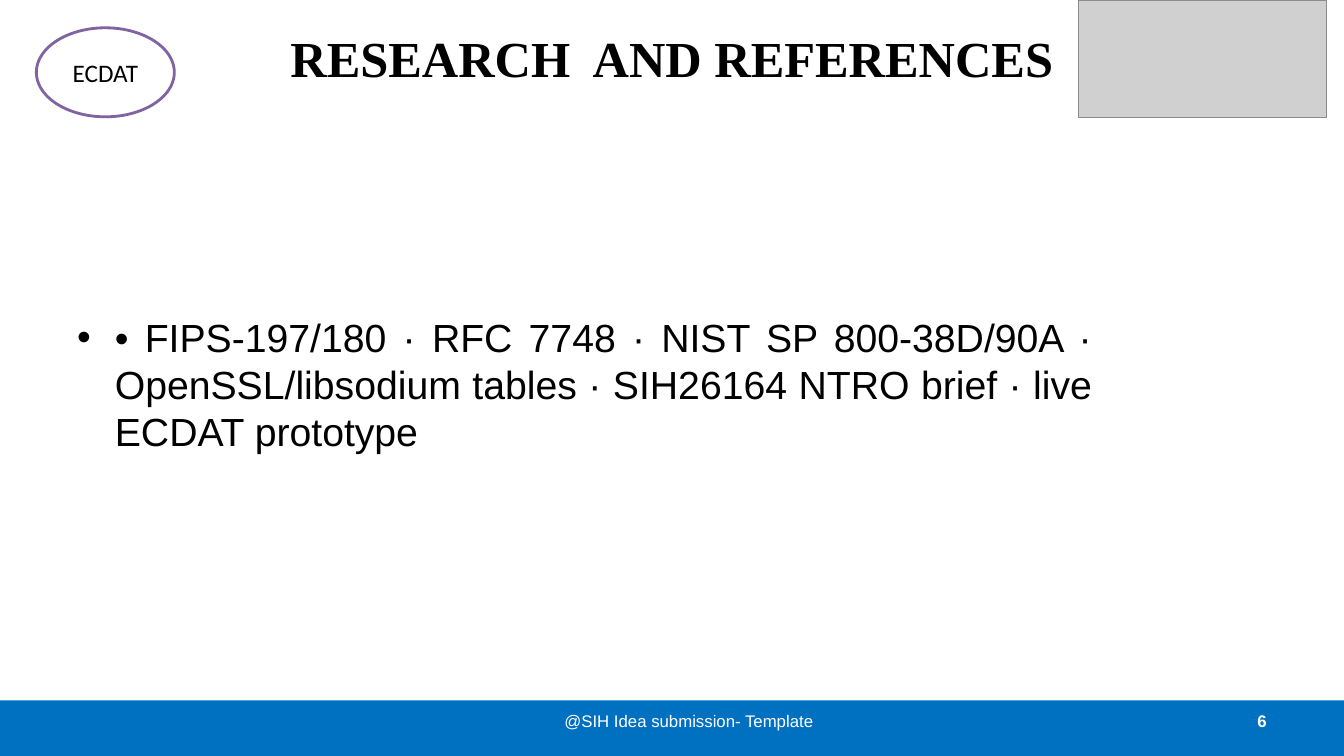
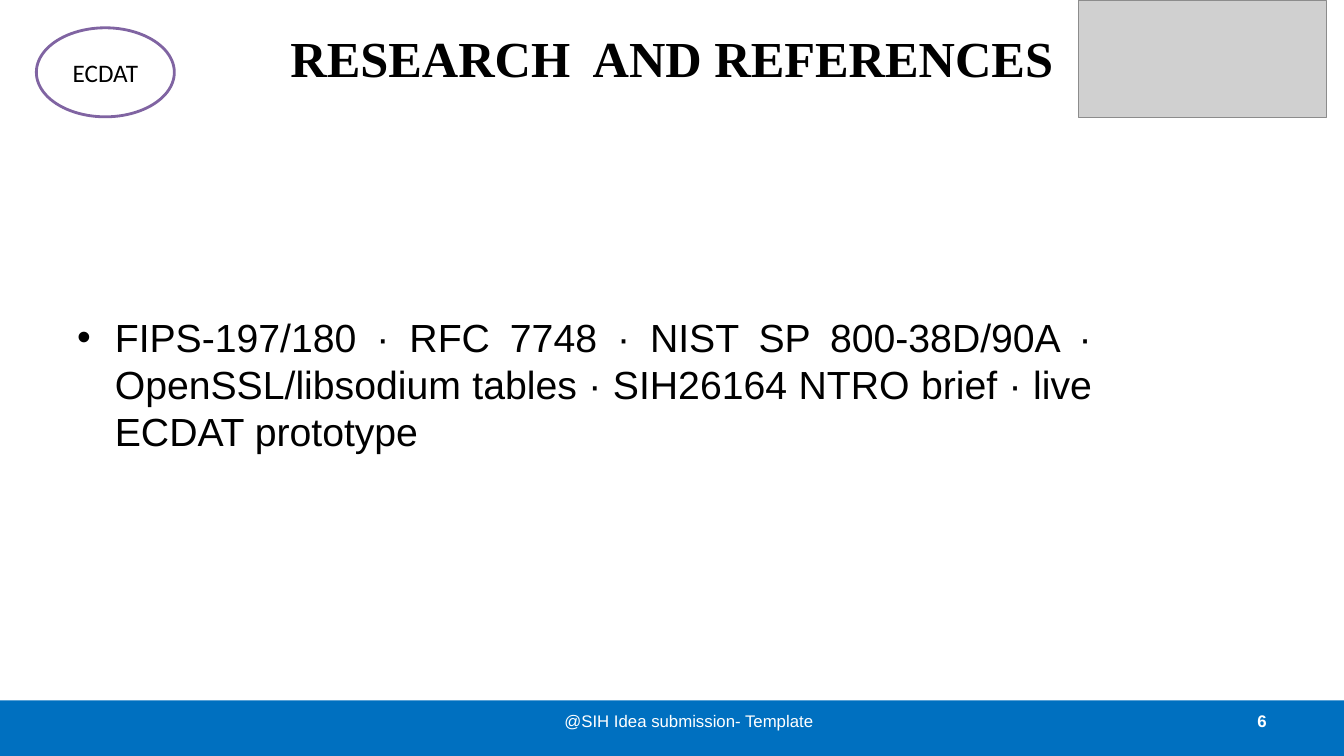
Before and after one commit to tomlin7/ECDAT, a slide deck: slide 6 of public/pitch/SIH26164-ECDAT-Idea-Presentation.pptx. Drawn at 1344x756 pixels with LibreOffice and Linux fonts; fonts in the diff are those of the drawing; grey boxes stand for pictures. Boxes give left, top, right and bottom in pixels: in the first picture for what was removed or moved away, otherwise in the second. Text is boxed around its words. In the diff, an @@ line names an element or a change of style, - is before the commit and + after.

```diff
--- a/public/pitch/SIH26164-ECDAT-Idea-Presentation.pptx
+++ b/public/pitch/SIH26164-ECDAT-Idea-Presentation.pptx
@@ text at [115, 323, 1092, 454]: text changed @@
-• • FIPS-197/180 · RFC 7748 · NIST SP 800-38D/90A · OpenSSL/libsodium tables · SIH26164 NTRO brief · live ECDAT prototype
+• FIPS-197/180 · RFC 7748 · NIST SP 800-38D/90A · OpenSSL/libsodium tables · SIH26164 NTRO brief · live ECDAT prototype
```
Also in this commit, not shown: 4 other slides changed.
